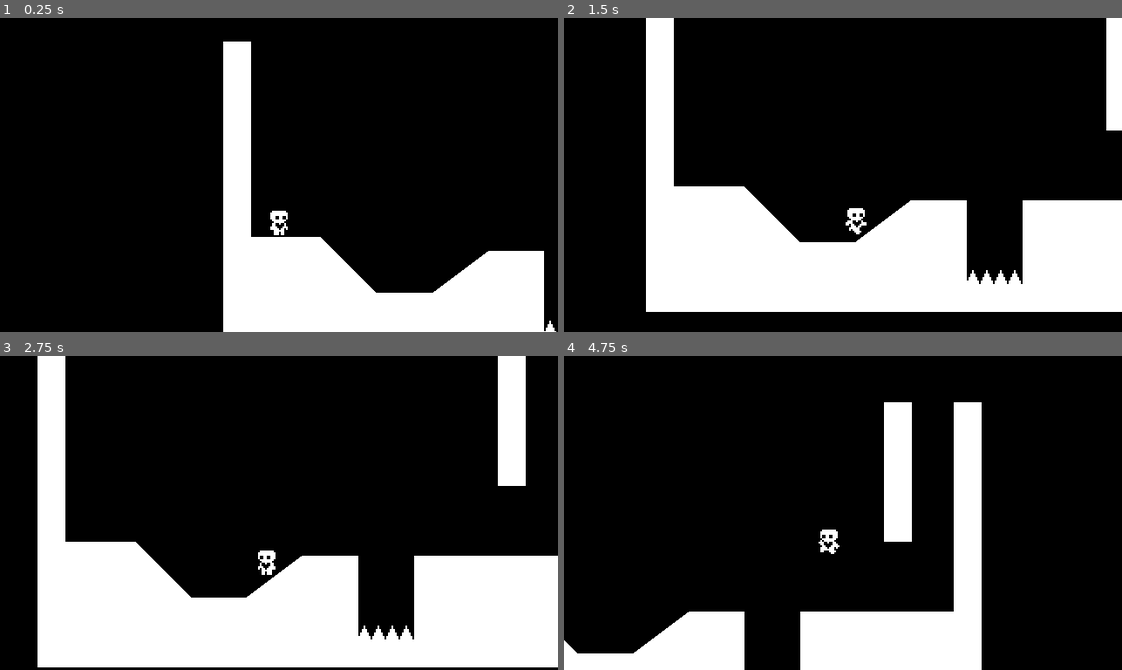
Above: before the commit, frames 1-4 (two rows, left to right).
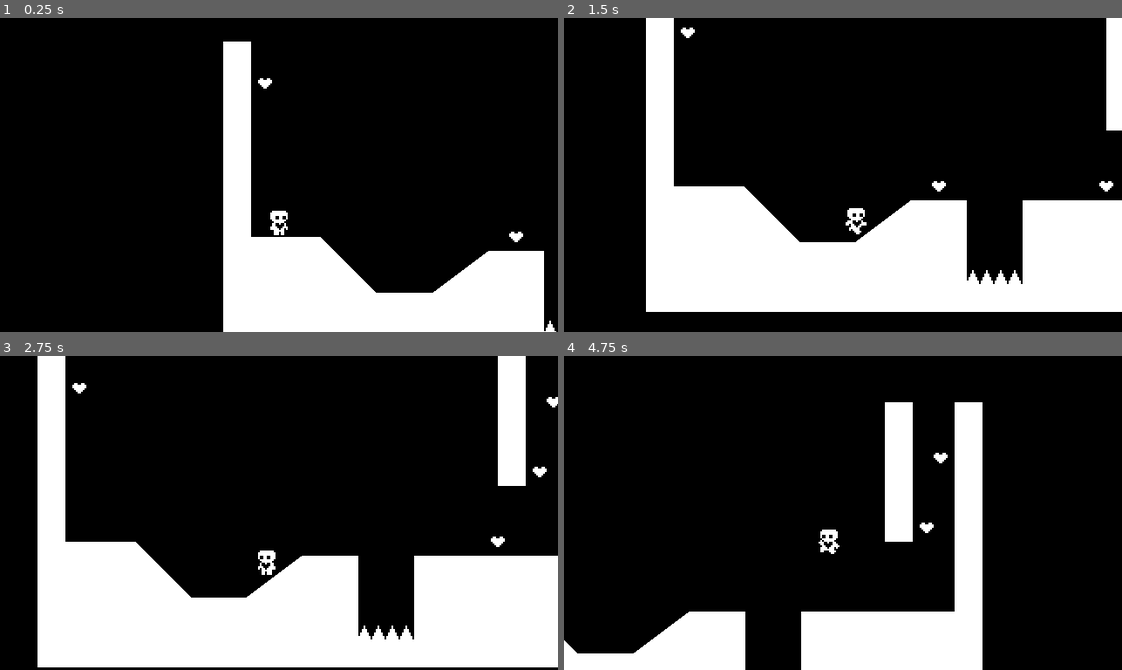
Above: after the commit, the same moments.

Repository: brunobmello25/godot-heart-platformer
Game: Godot game, scene res://scenes/world/world.tscn
Two runs of this game, one before a commit and one after it. Both use one fixed random seed, a clock stepped at 60 frames per second and the inputs below.
Inputs:
- Up to frame 1 (0.25 s): no input
- Up to frame 2 (1.5 s): hold Right (move_right) from 0.53 s (still down); tap Space (jump) at 0.77 s
- Up to frame 3 (2.75 s): tap Space (jump) at 1.52 s; release Right (move_right) at 2.03 s; hold Left (move_left) from 2.03 s (still down)
- Up to frame 4 (4.75 s): release Left (move_left) at 2.78 s; hold Right (move_right) 2.78-4.28 s; tap Space (jump) at 3.02, 3.77, 4.52 s; hold Left (move_left) from 4.28 s (still down)

The runs differ from the first frame. In frame 1, 0.1% of the frame differs, in the area x 46-94%, y 19-72%; in frame 2, 0.2%; in frame 3, 0.2%; in frame 4, 0.6%, in the area x 12-75%, y 14-100%.

Commit message:
hearts + level completed display

Diff:
--- a/project.godot
+++ b/project.godot
@@ -16,6 +16,10 @@
 run/main_scene="res://scenes/world/world.tscn"
 config/features=PackedStringArray("4.2", "Forward Plus")
 config/icon="res://icon.svg"
+
+[autoload]
+
+Events="*res://scripts/Events.gd"
 
 [display]
 
--- /dev/null
+++ b/scenes/heart/heart.gd
@@ -0,0 +1,8 @@
+extends Area2D
+
+
+func _on_body_entered(_body):
+	queue_free()
+	var remaining_hearts = get_tree().get_nodes_in_group("hearts")
+	if len(remaining_hearts) == 1:
+		Events.level_completed.emit()
--- /dev/null
+++ b/scenes/heart/heart.tscn
@@ -0,0 +1,20 @@
+[gd_scene load_steps=4 format=3 uid="uid://dppekhiu8ifj2"]
+
+[ext_resource type="Script" path="res://scenes/heart/heart.gd" id="1_6sbts"]
+[ext_resource type="Texture2D" uid="uid://x472plr88faj" path="res://assets/heart.png" id="1_ayp30"]
+
+[sub_resource type="CircleShape2D" id="CircleShape2D_q3dyn"]
+radius = 5.09902
+
+[node name="Heart" type="Area2D" groups=["hearts"]]
+collision_layer = 0
+collision_mask = 2
+script = ExtResource("1_6sbts")
+
+[node name="Sprite2D" type="Sprite2D" parent="."]
+texture = ExtResource("1_ayp30")
+
+[node name="CollisionShape2D" type="CollisionShape2D" parent="."]
+shape = SubResource("CircleShape2D_q3dyn")
+
+[connection signal="body_entered" from="." to="." method="_on_body_entered"]
--- /dev/null
+++ b/scenes/level_completed/level_completed.tscn
@@ -0,0 +1,21 @@
+[gd_scene format=3 uid="uid://dnwpvtjdcs2mh"]
+
+[node name="LevelCompleted" type="ColorRect"]
+anchors_preset = 15
+anchor_right = 1.0
+anchor_bottom = 1.0
+grow_horizontal = 2
+grow_vertical = 2
+color = Color(0, 0, 0, 0.137255)
+
+[node name="CenterContainer" type="CenterContainer" parent="."]
+layout_mode = 1
+anchors_preset = 15
+anchor_right = 1.0
+anchor_bottom = 1.0
+grow_horizontal = 2
+grow_vertical = 2
+
+[node name="Label" type="Label" parent="CenterContainer"]
+layout_mode = 2
+text = "Level Completed!"
--- a/scenes/world/world.gd
+++ b/scenes/world/world.gd
@@ -2,8 +2,15 @@
 
 @onready var polygon_2d = $StaticBody2D/CollisionPolygon2D/Polygon2D
 @onready var collision_polygon_2d = $StaticBody2D/CollisionPolygon2D
+@onready var level_completed_display = $CanvasLayer/LevelCompleted
 
 
 func _ready():
 	RenderingServer.set_default_clear_color(Color.BLACK)
+	Events.level_completed.connect(show_level_completed)
 	polygon_2d.polygon = collision_polygon_2d.polygon
+
+
+func show_level_completed():
+	level_completed_display.visible = true
+	get_tree().paused = true
--- a/scenes/world/world.tscn
+++ b/scenes/world/world.tscn
@@ -1,8 +1,10 @@
-[gd_scene load_steps=5 format=3 uid="uid://bd1n80fkoedpm"]
+[gd_scene load_steps=7 format=3 uid="uid://bd1n80fkoedpm"]
 
 [ext_resource type="Script" path="res://scenes/world/world.gd" id="1_776ee"]
 [ext_resource type="PackedScene" uid="uid://dkdg8xdl40pyx" path="res://scenes/player/player.tscn" id="2_m438u"]
 [ext_resource type="PackedScene" uid="uid://cs1uxi63fo8mj" path="res://scenes/spikes/spikes.tscn" id="3_rrt4c"]
+[ext_resource type="PackedScene" uid="uid://dppekhiu8ifj2" path="res://scenes/heart/heart.tscn" id="4_nlr8i"]
+[ext_resource type="PackedScene" uid="uid://dnwpvtjdcs2mh" path="res://scenes/level_completed/level_completed.tscn" id="5_o061d"]
 
 [sub_resource type="RectangleShape2D" id="RectangleShape2D_m8yyg"]
 size = Vector2(16, 80)
@@ -41,3 +43,23 @@
 
 [node name="SpawnPoint" type="Marker2D" parent="."]
 position = Vector2(32, 96)
+
+[node name="Heart" parent="." instance=ExtResource("4_nlr8i")]
+position = Vector2(168, 112)
+
+[node name="Heart2" parent="." instance=ExtResource("4_nlr8i")]
+position = Vector2(264, 112)
+
+[node name="Heart3" parent="." instance=ExtResource("4_nlr8i")]
+position = Vector2(288, 72)
+
+[node name="Heart4" parent="." instance=ExtResource("4_nlr8i")]
+position = Vector2(296, 32)
+
+[node name="Heart5" parent="." instance=ExtResource("4_nlr8i")]
+position = Vector2(24, 24)
+
+[node name="CanvasLayer" type="CanvasLayer" parent="."]
+
+[node name="LevelCompleted" parent="CanvasLayer" instance=ExtResource("5_o061d")]
+visible = false
--- /dev/null
+++ b/scripts/Events.gd
@@ -0,0 +1,3 @@
+extends Node
+
+signal level_completed
Binary file added: assets/heart.png
Not shown, added: assets/heart.png.import
